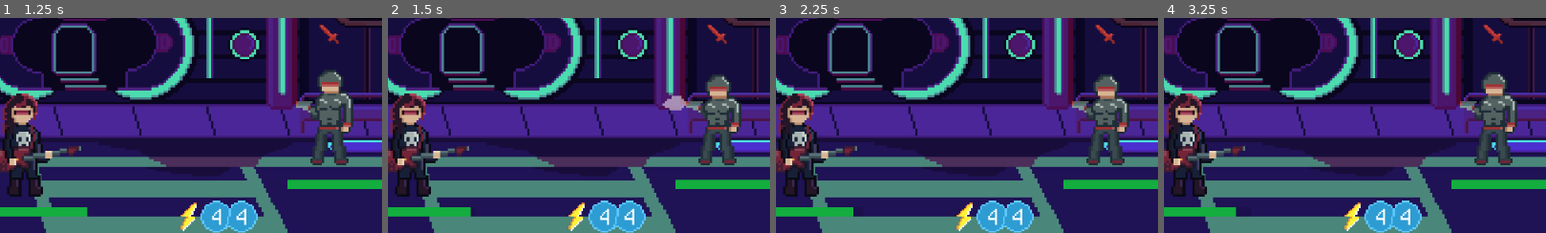
Above: before the commit, frames 1-4 (left to right).
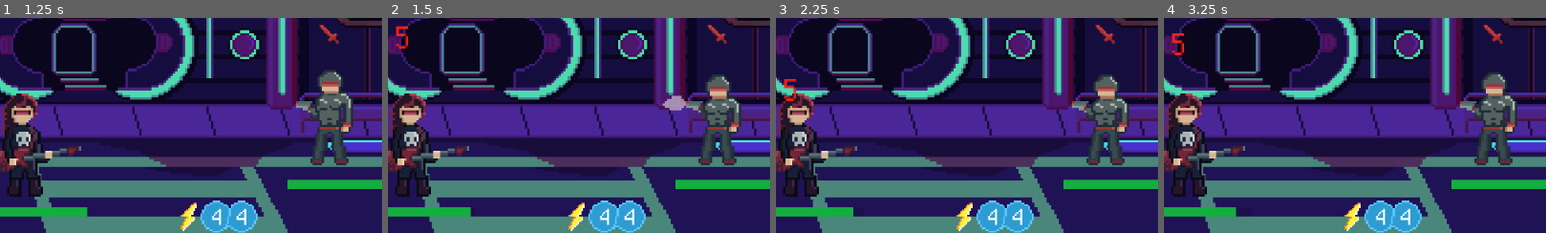
Above: after the commit, the same moments.

Repository: pablo-moreno/cyberdeck
Game: Godot game, scene res://scenes/battle.tscn
Same seed, same stepped clock (60 frames per second), same inputs: the game is played once before the commit and once after it.
Inputs (mouse positions are % of the whole screen's width and height, from its top left):
- Up to frame 1 (1.25 s): tap Enter at 0.5 s; drag from (21, 52) to (60, 28) at 0.52 s
- Up to frame 2 (1.5 s): click "Acabar turno" at 1.25 s
- Up to frame 3 (2.25 s): drag from (61, 47) to (45, 70) at 2.02 s
- Up to frame 4 (3.25 s): move the mouse to (76, 49) at 2.77 s; click (76, 49) at 2.92 s
The pictures show only the part of the screen within x 17-67%, y 25-75%; the shares and areas given below are measured in that part.

Frame 1 is identical in both runs. In frame 2, 0.2% of the frame differs, in the area x 2-6%, y 3-15%; in frame 3, 0.2%; in frame 4, 0.2%.

Commit message:
fix: fixed damage indicator

Diff:
--- a/scenes/characters/metalgirl.tscn
+++ b/scenes/characters/metalgirl.tscn
@@ -11,6 +11,7 @@
 [ext_resource type="Script" uid="uid://c2x2a1fr37er3" path="res://scripts/traits/extra_energy_trait.gd" id="7_copgy"]
 [ext_resource type="PackedScene" uid="uid://b5i3fykbust0s" path="res://scenes/ui/progress_health_bar_gradient.tscn" id="8_1ie2l"]
 [ext_resource type="Script" uid="uid://cw68u1tj5oj6p" path="res://scripts/utils/dropable_area.gd" id="10_kpmjy"]
+[ext_resource type="PackedScene" uid="uid://cbi7v731b1tpy" path="res://scenes/ui/damage_indicator.tscn" id="12_div4b"]
 
 [sub_resource type="CapsuleShape2D" id="CapsuleShape2D_qkf0o"]
 radius = 44.0
@@ -104,3 +105,5 @@
 script = ExtResource("10_kpmjy")
 target_type = 2
 metadata/_custom_type_script = "uid://cw68u1tj5oj6p"
+
+[node name="DamageIndicator" parent="." instance=ExtResource("12_div4b")]
--- a/scenes/enemies/enemy.tscn
+++ b/scenes/enemies/enemy.tscn
@@ -363,8 +363,8 @@
 
 [node name="Health" type="Node" parent="."]
 script = ExtResource("3_4ra3w")
-health = 4
-current_max_health = 4
+health = 12
+current_max_health = 12
 metadata/_custom_type_script = "uid://crfstdtmbnfuv"
 
 [node name="Actions" type="Control" parent="."]
--- a/scenes/ui/damage_indicator.tscn
+++ b/scenes/ui/damage_indicator.tscn
@@ -5,7 +5,7 @@
 
 [sub_resource type="Curve2D" id="Curve2D_jx630"]
 _data = {
-"points": PackedVector2Array(0, 0, 0, 0, 0, 0, 0, 0, 0, 0, -39, -80)
+"points": PackedVector2Array(0, 0, 0, 0, 0, 0, 0, 0, 0, 0, 0, -82)
 }
 point_count = 2
 
@@ -18,13 +18,13 @@
 curve = SubResource("Curve2D_jx630")
 
 [node name="ShieldPathFollow2D" type="PathFollow2D" parent="Path2D2"]
-rotation = -2.02439
+rotation = -1.5708
 loop = false
 
 [node name="ShieldLabel" type="Label" parent="Path2D2/ShieldPathFollow2D"]
 offset_right = 40.0
 offset_bottom = 32.0
-rotation = 2.0944
+rotation = 1.5708
 pivot_offset = Vector2(20.3722, 17.2657)
 theme = ExtResource("1_rqk2v")
 theme_override_colors/font_color = Color(0.369739, 0.563836, 0.99347, 1)
@@ -36,14 +36,14 @@
 curve = SubResource("Curve2D_jx630")
 
 [node name="DamagePathFollow2D" type="PathFollow2D" parent="Path2D"]
-rotation = -2.02439
+rotation = -1.5708
 
 [node name="DamageLabel" type="Label" parent="Path2D/DamagePathFollow2D"]
 offset_left = 3.85641
 offset_top = -25.3205
 offset_right = 43.8564
 offset_bottom = 6.67949
-rotation = -4.18879
+rotation = -4.71239
 pivot_offset = Vector2(20, 16)
 theme = ExtResource("1_rqk2v")
 theme_override_colors/font_color = Color(1, 0.124572, 0.0864938, 1)
--- a/scripts/common/health.gd
+++ b/scripts/common/health.gd
@@ -56,7 +56,9 @@
 
     health = max(health - damage_without_shield, 0)
     change_health.emit(health)
-    damaged.emit(amount)
+
+    if damage_without_shield > 0:
+        damaged.emit(damage_without_shield)
 
     if health == 0:
         death.emit()
--- a/scripts/ui/damage_indicator.gd
+++ b/scripts/ui/damage_indicator.gd
@@ -31,7 +31,7 @@
 func _on_damaged(amount: int):
     damage_label.text = str(amount)
     var _tween = create_tween()
-    _tween.tween_property(damage_path_follow, "progress_ratio", 1, animation_time).set_ease(Tween.EASE_IN)
+    _tween.tween_property(damage_path_follow, "progress_ratio", 1, animation_time).set_ease(Tween.EASE_IN_OUT)
     await _tween.finished
 
     _reset_damage_label()
@@ -45,5 +45,5 @@
     shield_label.text = str(amount)
 
     var _tween = create_tween()
-    _tween.tween_property(shield_path_follow, "progress_ratio", 1, animation_time)
+    _tween.tween_property(shield_path_follow, "progress_ratio", 1, animation_time).set_ease(Tween.EASE_IN_OUT)
     _tween.finished.connect(_reset_shield_label)
Not shown: 1 places in scenes/characters/metalgirl.tscn that only renumber resources
